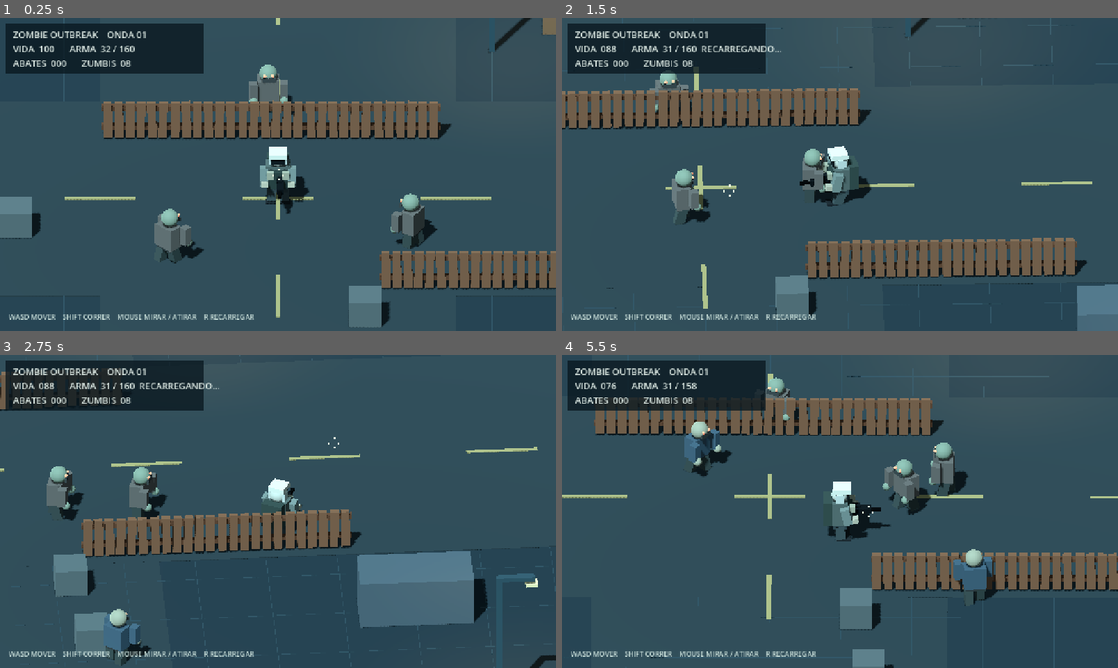
Above: before the commit, frames 1-4 (two rows, left to right).
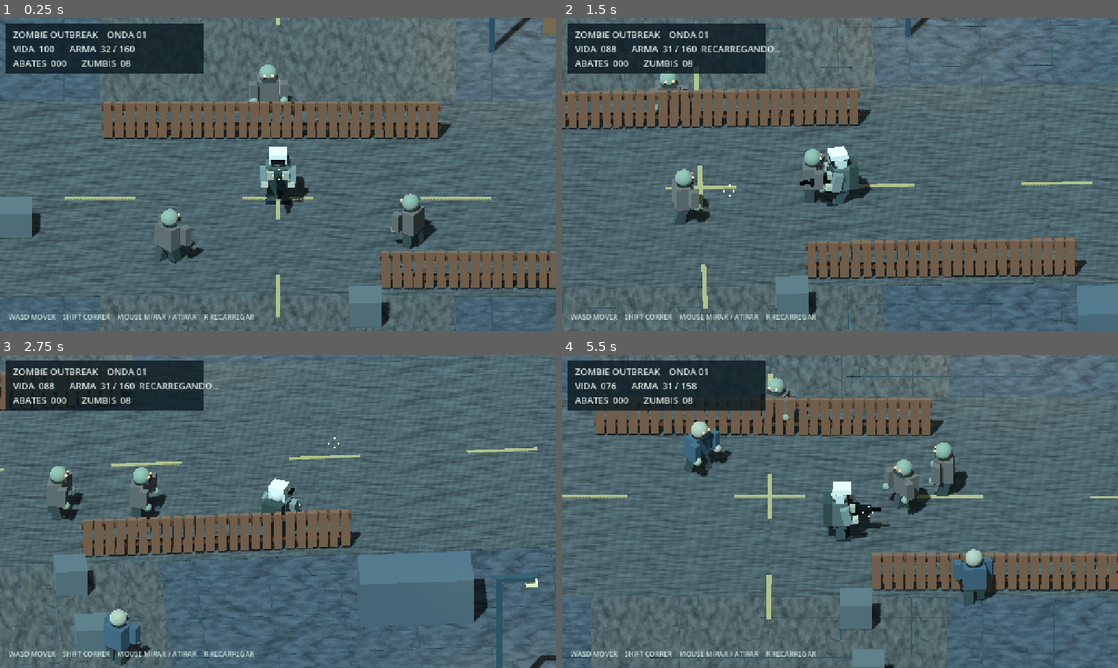
Above: after the commit, the same moments.

Repository: lulualcides-sys/Zumbi
Game: Godot game, scene res://scenes/Main.tscn
Same seed, same stepped clock (60 frames per second), same inputs: the game is played once before the commit and once after it.
Inputs (mouse positions are in pixels of both pictures, inside the frame that each line leads up to):
- Up to frame 1 (0.25 s): no input
- Up to frame 2 (1.5 s): tap Enter at 0.5 s; move the mouse to (962, 158) at 0.52 s; hold D 0.53-1.28 s; hold Enter 0.53-1.28 s; click (962, 158) at 0.67 s; move the mouse to (728, 190) at 1.27 s; hold S from 1.28 s (still down); tap R at 1.35 s
- Up to frame 3 (2.75 s): move the mouse to (333, 442) at 2.02 s; release S at 2.03 s; hold D from 2.03 s (still down); hold Shift from 2.03 s (still down)
- Up to frame 4 (5.5 s): move the mouse to (812, 574) at 2.77 s; release D at 2.78 s; release Shift at 2.78 s; hold W 2.78-3.53 s; tap Enter at 2.85 s; click (812, 574) at 2.92 s; move the mouse to (1006, 558) at 3.52 s; hold R 3.53-4.28 s; hold A 3.53-5.03 s; move the mouse to (673, 464) at 4.27 s; tap Shift at 4.35 s; move the mouse to (867, 511) at 5.02 s; hold S from 5.03 s (still down); hold Enter from 5.03 s (still down); click (867, 511) at 5.17 s

The runs differ from the first frame. In frame 1, 59% of the frame differs, in the area x 0-100%, y 0-100%; in frame 2, 58%; in frame 3, 59%; in frame 4, 58%.

Commit message:
feat(visual): textured road surfaces instead of flat unshaded boxes

Diff:
--- a/scripts/Main.gd
+++ b/scripts/Main.gd
@@ -4,6 +4,7 @@
 
 const Models = preload("res://scripts/ActorFactory.gd")
 const Artwork = preload("res://scripts/VisualAssets.gd")
+const StreetSurface = preload("res://scripts/SurfaceTextures.gd")
 const WALK_SPEED := 5.2
 const RUN_SPEED := 8.0
 const FIRE_INTERVAL := 0.12
@@ -117,9 +118,13 @@
     add_child(light)
 
 func _level() -> void:
-    _solid_box(Vector3(0, -0.38, 0), Vector3(40, 0.76, 40), Color("#26353b"))
-    _visual_box(self, Vector3(0, 0.009, 0), Vector3(10.0, 0.024, 39.0), Color("#303d40"))
-    _visual_box(self, Vector3(0, 0.012, 0), Vector3(39.0, 0.024, 10.0), Color("#303d40"))
+    var ground := _solid_box(Vector3(0, -0.38, 0), Vector3(40, 0.76, 40), Color("#26353b"))
+    var ground_visual := ground.get_child(1) as MeshInstance3D
+    ground_visual.material_override = StreetSurface.asphalt_material(Color("#5b6870"), 20.0)
+    var road_north := _visual_box(self, Vector3(0, 0.009, 0), Vector3(10.0, 0.024, 39.0), Color("#303d40"))
+    var road_east := _visual_box(self, Vector3(0, 0.012, 0), Vector3(39.0, 0.024, 10.0), Color("#303d40"))
+    road_north.material_override = StreetSurface.asphalt_material(Color("#6a6d68"), 12.0)
+    road_east.material_override = StreetSurface.asphalt_material(Color("#636b69"), 12.0)
     for i in range(-3, 4):
         _visual_box(self, Vector3(0, 0.031, float(i) * 5.0), Vector3(0.13, 0.02, 2.2), Color("#a59965"))
         _visual_box(self, Vector3(float(i) * 5.0, 0.034, 0), Vector3(2.0, 0.02, 0.13), Color("#a59965"))
